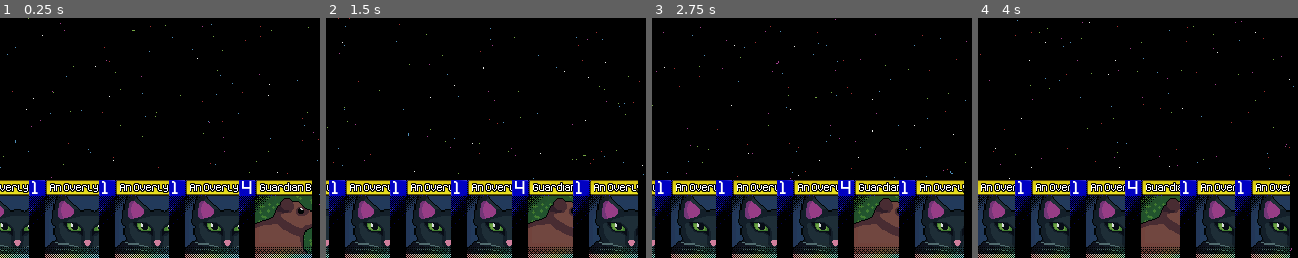
Above: before the commit, frames 1-4 (left to right).
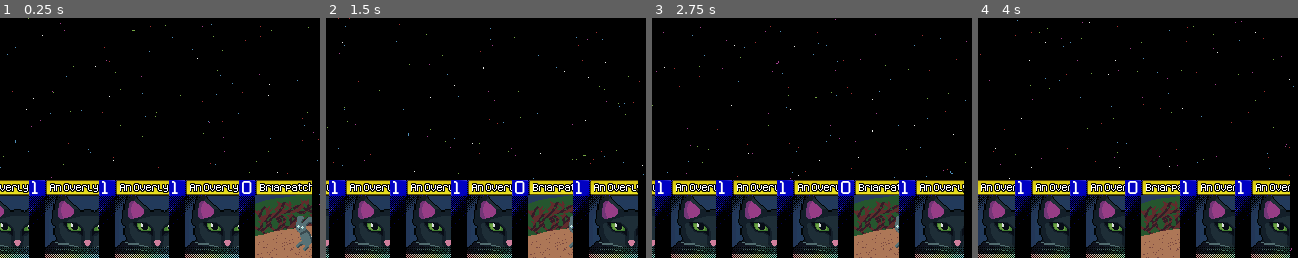
Above: after the commit, the same moments.

Repository: ColbySchexnayder/mana-stream
Game: Godot game, scene res://Scenes/Duel.tscn
Same seed, same stepped clock (60 frames per second), same inputs: the game is played once before the commit and once after it. The project has no main scene, so this scene is started directly.
Inputs (mouse positions are % of the whole screen's width and height, from its top left):
- Up to frame 1 (0.25 s): no input
- Up to frame 2 (1.5 s): click (91, 82) at 0.5 s; click (9, 19) at 1.25 s
- Up to frame 3 (2.75 s): click "Pass?" at 2 s
- Up to frame 4 (4 s): click (91, 82) at 2.75 s; click (9, 19) at 3.5 s
The pictures show only the part of the screen within x 29-79%, y 50-100%; the shares and areas given below are measured in that part.

The runs differ from the first frame. In frame 1, 4.1% of the frame differs, in the area x 75-98%, y 67-100%; in frame 2, 3.2%; in frame 3, 3.2%; in frame 4, 2.7%.

Commit message:
card code bases + deck edit scene

Diff:
--- a/Cards/Card.tscn
+++ b/Cards/Card.tscn
@@ -10,6 +10,8 @@
 [ext_resource type="Texture2D" uid="uid://b7nwbk5jorkbu" path="res://Art/summonButton.png" id="6_rhvt5"]
 [ext_resource type="Texture2D" uid="uid://daac1ug2rwurg" path="res://Art/attack_icon.png" id="8_eyrls"]
 [ext_resource type="Texture2D" uid="uid://cta5y8uos343y" path="res://Art/blockIcon.png" id="9_oeuk8"]
+[ext_resource type="Texture2D" uid="uid://sh0jg283udom" path="res://Art/add.png" id="11_yrf87"]
+[ext_resource type="Texture2D" uid="uid://dwavn4d1505jc" path="res://Art/passIcon.png" id="12_pmnv2"]
 
 [node name="Card" type="Control"]
 layout_mode = 3
@@ -213,6 +215,46 @@
 theme_override_styles/normal = ExtResource("6_n0a8q")
 text = "Block?"
 
+[node name="AddButton" type="TextureButton" parent="InspectView"]
+visible = false
+layout_mode = 0
+offset_left = -133.0
+offset_top = 85.0
+offset_right = -12.0
+offset_bottom = 125.0
+texture_normal = ExtResource("11_yrf87")
+stretch_mode = 4
+
+[node name="ButtonText" type="RichTextLabel" parent="InspectView/AddButton"]
+layout_mode = 0
+offset_left = 46.0
+offset_top = 8.0
+offset_right = 111.0
+offset_bottom = 32.0
+theme = ExtResource("3_gx64q")
+theme_override_styles/normal = ExtResource("6_n0a8q")
+text = " Add?"
+
+[node name="RemoveButton" type="TextureButton" parent="InspectView"]
+visible = false
+layout_mode = 0
+offset_left = -130.0
+offset_top = 90.0
+offset_right = -3.0
+offset_bottom = 124.0
+texture_normal = ExtResource("12_pmnv2")
+stretch_mode = 4
+
+[node name="ButtonText" type="RichTextLabel" parent="InspectView/RemoveButton"]
+layout_mode = 0
+offset_left = 40.0
+offset_top = 2.0
+offset_right = 127.0
+offset_bottom = 26.0
+theme = ExtResource("3_gx64q")
+theme_override_styles/normal = ExtResource("6_n0a8q")
+text = " Remove?"
+
 [connection signal="gui_input" from="." to="." method="_on_gui_input"]
 [connection signal="mouse_entered" from="." to="." method="_on_mouse_entered"]
 [connection signal="pressed" from="InspectView/SummonButton" to="." method="_on_summon_button_pressed"]
--- a/Cards/CardScripts/BriarPatch.gd
+++ b/Cards/CardScripts/BriarPatch.gd
@@ -16,6 +16,7 @@
 
 func set_card_info():
 	cardName = "Briarpatch"
+	tags[0] = "Spell"
 	tags[1] = "Fable"
 	cardDescription = "This card must be played face down in the Mana Zone. When your opponent attacks reveal this card and send one card you control back to your hand, then destroy this card."
 	cardLore = '"Once upon a time there was a hungry fox and a clever rabbit."'
--- a/Cards/CardScripts/evolution.gd
+++ b/Cards/CardScripts/evolution.gd
@@ -11,6 +11,7 @@
 
 func set_card_info():
 	cardName = "Evolution"
+	tags[0] = "Spell"
 	tags[1] = "Totemism"
 	cardDescription = "Select one face down Creature from the Mana Zone, place it face up in the Summon Zone"
 	cardLore = '"The guiding hand of an expert mage can bring out the best in their familiars"'
--- a/Cards/CardScripts/infused_egg.gd
+++ b/Cards/CardScripts/infused_egg.gd
@@ -11,6 +11,7 @@
 
 func set_card_info():
 	cardName = "Infused Egg"
+	tags[0] = "Spell"
 	tags[1] = "Totemism"
 	cardDescription = "Search your deck for 1 familiar, place it face down in your Mana Zone"
 	cardLore = '"The egg of a being infused with the raw magic of the Mana Stream creates the most fantastic of creatures"'
--- a/Cards/CardScripts/shrine_of_the_forge.gd
+++ b/Cards/CardScripts/shrine_of_the_forge.gd
@@ -11,6 +11,7 @@
 
 func set_card_info():
 	cardName = "Shrine of the Forge"
+	tags[0] = "Spell"
 	tags[1] = "Boon"
 	cardDescription = "This card must be played face down in the Mana Zone. When a card enters your field reveal this card and refresh one Mana other than Shrine of the Forge"
 	cardLore = '"Powerful mages passively release magic all around them. Even the simplest of items they make has ambient magic. Work they pour themselves into can turn even the are they work in to magic"'
--- a/Cards/CardScripts/shrine_of_the_traveler.gd
+++ b/Cards/CardScripts/shrine_of_the_traveler.gd
@@ -11,6 +11,7 @@
 
 func set_card_info():
 	cardName = "Shrine of the Traveler"
+	tags[0] = "Spell"
 	tags[1] = "Boon"
 	cardDescription = "This card must be played face down in the Mana Zone. When a card leaves your field reveal this card and refresh one Mana other than Shrine of the Traveler."
 	cardLore = '"It is common for mages to give a bit of their magic to shrines on their journey. A token offering to those on long journeys."'
--- a/Cards/CardScripts/veterinarian.gd
+++ b/Cards/CardScripts/veterinarian.gd
@@ -11,6 +11,7 @@
 
 func set_card_info():
 	cardName = "Veterinarian the Fantastic"
+	tags[0] = "Spell"
 	tags[1] = "Totemism"
 	cardDescription = "This card must be played face down in the Mana Zone. After a Familiar you control with a cost of 2 or more is destroyed you may reveal this card, shuffle your deck then draw 2 cards, then destroy this card"
 	cardLore = '"Most familiars can be returned to the Mana Stream and recalled nice and healthy. Not all familiars are so lucky."'
--- a/Cards/PlayableCards/BlackCat.tscn
+++ b/Cards/PlayableCards/BlackCat.tscn
@@ -3,7 +3,7 @@
 [ext_resource type="PackedScene" uid="uid://cy6xfsj2qbdjs" path="res://Cards/Card.tscn" id="1_yano3"]
 [ext_resource type="Script" path="res://Cards/CardScripts/BlackCat.gd" id="2_3clog"]
 
-[node name="Card" instance=ExtResource("1_yano3")]
+[node name="BlackCat" instance=ExtResource("1_yano3")]
 script = ExtResource("2_3clog")
 
 [node name="CardName" parent="CardFront" index="3"]
--- a/Cards/PlayableCards/Briarpatch.tscn
+++ b/Cards/PlayableCards/Briarpatch.tscn
@@ -4,7 +4,7 @@
 [ext_resource type="Script" path="res://Cards/CardScripts/BriarPatch.gd" id="2_cs2xp"]
 [ext_resource type="Texture2D" uid="uid://b60vian235d7c" path="res://Cards/CardArt/briarpatch.png" id="3_6e87h"]
 
-[node name="Card" instance=ExtResource("1_vtumi")]
+[node name="Briarpatch" instance=ExtResource("1_vtumi")]
 script = ExtResource("2_cs2xp")
 
 [node name="CardArt" type="TextureRect" parent="CardFront" index="5"]
--- a/Cards/SpellCard.gd
+++ b/Cards/SpellCard.gd
@@ -13,7 +13,7 @@
 
 func set_card_info():
 	cost = 0
-	tags = ["spell", "testbugspell"]
+	tags = ["Spell", "testbugspell"]
 	cardName = "Spell Card Name That is Also Overlong"
 
 func resolve_cast(card):
--- a/Scenes/DeckEdit.tscn
+++ b/Scenes/DeckEdit.tscn
@@ -1,4 +1,9 @@
-[gd_scene format=3 uid="uid://yn3i761xwbvs"]
+[gd_scene load_steps=5 format=3 uid="uid://yn3i761xwbvs"]
+
+[ext_resource type="Script" path="res://Scenes/deck_edit.gd" id="1_ppinb"]
+[ext_resource type="Texture2D" uid="uid://dcexpf3lcwll4" path="res://Art/rainbowgradienthorizontal.png" id="2_m1c1t"]
+[ext_resource type="Texture2D" uid="uid://cxlnyx77yc0lh" path="res://Art/BackgroundScreenMonochromelight.png" id="3_fulho"]
+[ext_resource type="Theme" uid="uid://d2ypb0vgb31t6" path="res://Cards/CardFontDefaultTheme.tres" id="3_gjju6"]
 
 [node name="DeckEdit" type="Control"]
 layout_mode = 3
@@ -7,18 +12,58 @@
 anchor_bottom = 1.0
 grow_horizontal = 2
 grow_vertical = 2
+script = ExtResource("1_ppinb")
+
+[node name="Cards" type="Control" parent="."]
+anchors_preset = 0
+offset_right = 40.0
+offset_bottom = 40.0
+
+[node name="Parallax2D" type="Parallax2D" parent="."]
+scroll_scale = Vector2(0.8, 0.8)
+repeat_size = Vector2(640, 480)
+autoscroll = Vector2(-150, -150)
+repeat_times = 3
+
+[node name="Sprite2D" type="Sprite2D" parent="Parallax2D"]
+texture = ExtResource("2_m1c1t")
+
+[node name="TextureRect" type="TextureRect" parent="."]
+offset_right = 640.0
+offset_bottom = 480.0
+texture = ExtResource("3_fulho")
 
 [node name="TabContainer" type="TabContainer" parent="."]
 layout_mode = 0
-offset_right = 640.0
+offset_right = 469.0
 offset_bottom = 481.0
+theme = ExtResource("3_gjju6")
 current_tab = 0
 
-[node name="All Cards" type="Tree" parent="TabContainer"]
+[node name="CardList" type="ItemList" parent="TabContainer"]
 layout_mode = 2
 metadata/_tab_index = 0
 
-[node name="Deck1" type="Tree" parent="TabContainer"]
+[node name="DeckList" type="ItemList" parent="TabContainer"]
 visible = false
 layout_mode = 2
 metadata/_tab_index = 1
+
+[node name="RichTextLabel" type="RichTextLabel" parent="TabContainer/DeckList"]
+layout_mode = 0
+offset_left = 416.0
+offset_top = 414.0
+offset_right = 456.0
+offset_bottom = 441.0
+theme = ExtResource("3_gjju6")
+text = "0/0
+"
+
+[node name="Button" type="Button" parent="."]
+layout_mode = 0
+offset_left = 310.0
+offset_top = -1.0
+offset_right = 434.0
+offset_bottom = 29.0
+theme = ExtResource("3_gjju6")
+text = "Save and Exit"
--- /dev/null
+++ b/Scenes/deck_edit.gd
@@ -0,0 +1,47 @@
+extends Control
+
+var cards = []
+var cardNames = []
+var deck = []
+
+@onready var card_list: ItemList = $TabContainer/CardList
+@onready var deck_list: ItemList = $TabContainer/DeckList
+@onready var cardsControl: Control = $Cards
+
+const CAST_BUTTON = preload("res://Art/castButton.png")
+const SUMMON_BUTTON = preload("res://Art/summonButton.png")
+# Called when the node enters the scene tree for the first time.
+func _ready() -> void:
+	var path := "res://Cards/PlayableCards/"
+	var dir := DirAccess.open(path)
+	var fileName := ""
+	var count := 0
+
+	dir.list_dir_begin()
+	while true:
+		fileName = dir.get_next()
+		if fileName == "":
+			break
+
+		if !fileName.begins_with(".") and !fileName.ends_with(".import"):
+			cardNames.push_back(fileName)
+			cards.push_back(ResourceLoader.load(path+fileName).instantiate())
+
+			cardsControl.add_child(cards[count])
+			#card_list.add_child(cards[count])
+			#card_list.add_item(cards[count].cardName)#fileName.substr(0, fileName.length()-5))
+
+			if cards[count].tags[0] == "Creature":
+				card_list.add_item(cards[count].cardName, SUMMON_BUTTON)
+			else:
+				card_list.add_item(cards[count].cardName, CAST_BUTTON)
+			print(cards[count].tags[0] +"\n" + cards[count].cardName + "\n\n")
+			count+=1
+
+	dir.list_dir_end()
+
+	print(cards[0].cardName)
+
+# Called every frame. 'delta' is the elapsed time since the previous frame.
+func _process(delta: float) -> void:
+	pass
--- a/Scenes/duel.gd
+++ b/Scenes/duel.gd
@@ -70,7 +70,7 @@
 		opponentsCard.card_front.visible = false
 		opponentsCard.card_back.visible = true
 
-	var testSpell = GuardianBear.constructor()
+	var testSpell = Briarpatch.constructor()
 	testSpell.currentPosition = Card.position.IN_HAND
 	player1hand.push_front(testSpell)
 	p_1_hand.add_child(testSpell)
@@ -160,6 +160,8 @@
 		card.card_back.scale.y = 1
 		card.card_front.scale.x = 1
 		card.card_front.scale.y = 1
+		card.card_art.scale.x = 1
+		card.card_art.scale.y = 1
 		if card.cardOwner == 1:
 			if card.currentPosition == card.position.IN_HAND:
 				card.summon_button.visible = true
@@ -181,6 +183,8 @@
 			card.card_back.scale.y = .5
 			card.card_front.scale.x = .5
 			card.card_front.scale.y = .5
+			card.card_art.scale.x = .5
+			card.card_art.scale.y = .5
 		match (card.currentPosition):
 			card.position.IN_HAND:
 				if card.cardOwner == 1:
--- a/Scenes/titleScreen.tscn
+++ b/Scenes/titleScreen.tscn
@@ -45,7 +45,7 @@
 offset_bottom = 318.0
 theme = ExtResource("3_4rc84")
 theme_override_font_sizes/font_size = 36
-text = "Deck Edit?"
+text = "Deck Edit"
 
 [node name="ContinueButton" type="Button" parent="."]
 layout_mode = 0
@@ -55,4 +55,4 @@
 offset_bottom = 241.0
 theme = ExtResource("3_4rc84")
 theme_override_font_sizes/font_size = 36
-text = "Continue?"
+text = "Duel!"
Binary file added: Art/BackgroundScreenMonochromelight.png
Not shown, added: Art/BackgroundScreenMonochromelight.png.import
Binary file added: Art/add.png
Not shown, added: Art/add.png.import
Not shown: 1 places in Cards/Card.tscn that only renumber resources
